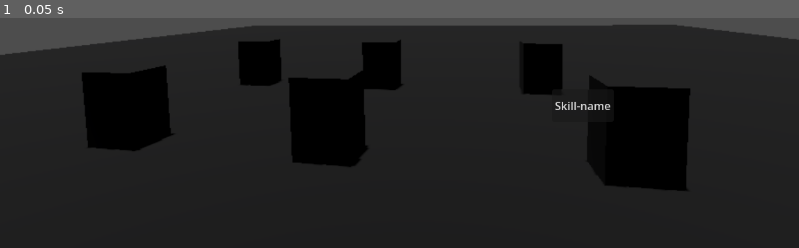
Above: before the commit, frame 1.
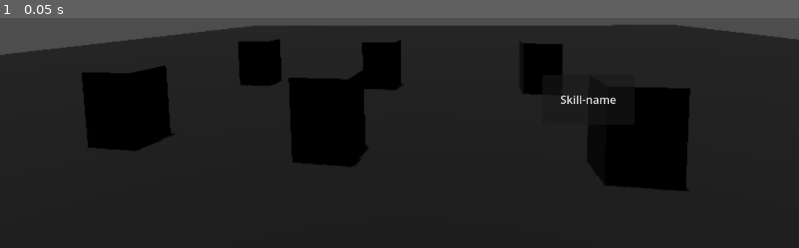
Above: after the commit, the same moment.

Repository: t1ar/anu
Game: Godot game, scene res://battle/script/battle_scene.tscn
Two runs of this game, one before a commit and one after it. Both use one fixed random seed, a clock stepped at 60 frames per second and the inputs below. The project has no main scene, so this scene is started directly.
Inputs:
- Up to frame 1 (0.05 s): no input

The runs differ from the first frame. In frame 1, 0.3% of the frame differs, in the area x 69-78%, y 33-40%.
Error in both runs: Attempt to call function 'show' in base 'null instance' on a null instance. (res://TES_GameManager.gd:14)

Commit message:
UI system WIP

Diff:
--- a/affect/affect.gd
+++ b/affect/affect.gd
@@ -5,21 +5,51 @@
 @export var affect_name: String = ""
 @export var affect_description: String = ""
 @export_enum("Static", "Tick") var affect_type: String = "Static"
-#Static -> shield, buffs, anything that stays
-#Tick -> DoT, HoT, anything that gets re-executed each turn
+#ADD THIS FOR STATIC ONLY FOR INSPECTOR
+#func _validate_property(property: Dictionary) -> void:
+	#if property.name == "affect_type":
+		#affect_type = "Static"
+		#property.usage |= PROPERTY_USAGE_READ_ONLY
+
+#Static + duration 0: one-time, executed on apply, removed next tick, no revert
+#Static + duration > 0: applied once, persists for N turns, revert on expiry (shield, stat buff)
+#Tick + duration > 0: re-executed every turn until expired (DoT, HoT)
+
 @export_range(0, 10) var duration: int = 0  # 0 = one time use
 
-func apply_to(targets: Array[BattleEntity]) -> void:
-	for t in targets:
-		t.active_effects.append(duplicate())
+# runtime saved
+var caster: BattleEntity # used for skill multiplier, etc
+#var target: BattleEntity # used for Static + duration, Defense or Support Only, declare inside subclass
 
-func execute_affect(target: BattleEntity) -> void:
+#used in BattleManager for applying affect
+func apply_to(caster_: BattleEntity, targets: Array[BattleEntity]) -> void:
+	for t: BattleEntity in targets:
+		var copy: Affect = duplicate()
+		copy.caster = caster_
+		t.data.active_affects.append(copy) #dupe to each entity, avoid data override
+		if affect_type == "Static":
+			copy.execute_affect([t])
+
+#when executing / reverting affect, use parameter.data.cur_stat to access it
+
+#explicitly used in Support, only support affect speed, turn manipulation, sleepy, etc
+func predict_affect(caster: BattleEntity, targets: Array[BattleEntity]) -> void:
+	push_error("predict_affect() not implemented in: " + get_script().get_global_name())
+
+#used in BattleEntity or apply_to for updating target's data / stat
+func execute_affect(targets: Array[BattleEntity]) -> void:
 	push_error("execute_affect() not implemented in: " + get_script().get_global_name())
 
+#used in BattleManager for removing static affect
+func revert_affect(target: BattleEntity) -> void:
+	push_error("revert_affect() not implemented in: " + get_script().get_global_name())
+
+#used in BattleManager for applying affect
 func resolve_targets(caster: BattleEntity, all_entities: Array[BattleEntity]) -> Array[BattleEntity]:
 	push_error("resolve_targets() not implemented in: " + get_script().get_global_name())
 	return []
 
+#used in BattleManager for applying affect
 func get_target_key() -> String:
 	push_error("get_target_key() not implemented in: " + get_script().get_global_name())
 	return ""
--- a/affect/defense/add_defense.gd
+++ b/affect/defense/add_defense.gd
@@ -1,8 +1,22 @@
+@tool
 class_name AddDefense
 extends Defense
 
 @export var defense_flat: int = 50
 @export var defense_multiplier: float = 1.0
+var defense_added: int
 
-func execute_affect(target_stat: EntityStat) -> void:
+func _validate_property(property: Dictionary) -> void:
+	if property.name == "affect_type":
+		affect_type = "Static"
+		property.usage |= PROPERTY_USAGE_READ_ONLY
+
+func execute_affect(targets: Array[BattleEntity]) -> void:
+
+	#defense_added = defense_flat * defense_multiplier * entity_multiplier or smth
 	pass
+
+#example for static, AddDefense
+func revert_affect(target: BattleEntity) -> void:
+	#target.data.stat.defense -= defense_added
+	pass
--- a/affect/defense/create_shield.gd
+++ b/affect/defense/create_shield.gd
@@ -1,8 +1,17 @@
+@tool
 class_name CreateShield
 extends Defense
 
 @export var shield_hp_flat: int = 170
 @export var shield_multiplier: float = 1.0
 
-func execute_affect(target_stat: EntityStat) -> void:
+func _validate_property(property: Dictionary) -> void:
+	if property.name == "affect_type":
+		affect_type = "Static"
+		property.usage |= PROPERTY_USAGE_READ_ONLY
+
+func execute_affect(targets: Array[BattleEntity]) -> void:
 	pass
+
+func revert_affect(targets: Array[BattleEntity]) -> void:
+	pass
--- a/affect/support/heal.gd
+++ b/affect/support/heal.gd
@@ -0,0 +1,11 @@
+class_name Heal
+extends Support
+
+#insert value here
+
+func execute_affect(caster: BattleEntity, targets: Array[BattleEntity]) -> void:
+	pass
+
+
+func revert_affect(caster: BattleEntity, targets: Array[BattleEntity]) -> void:
+	pass
--- a/battle/script/battle_anim.gd
+++ b/battle/script/battle_anim.gd
@@ -3,7 +3,7 @@
 
 # Called when the node enters the scene tree for the first time.
 func _ready() -> void:
-	$"../battle_ui".choice_skill #CONNECT TO BATTLEUI, AFTER ANIM FINISH, SIGNAL BATTLEMANAGER
+	$"../battle_ui".idle_skill #CONNECT TO BATTLEUI, AFTER ANIM FINISH, SIGNAL BATTLEMANAGER
 
 	pass # Replace with function body.
 
--- a/battle/script/battle_manager.gd
+++ b/battle/script/battle_manager.gd
@@ -8,10 +8,8 @@
 var alive_entities: Array[BattleEntity]
 var cur_entity: BattleEntity
 
-var turn_order_current: Array[BattleEntity]
-var turn_order_prediction: Array[BattleEntity]
-var target_entities: Array[BattleEntity]
-
+var turn_order_current: Array[BattleEntity] #for when wanting to update progress
+var turn_order_prediction: Array[BattleEntity] #for UI
 
 var finished: bool = false
 var exp_gain: int = 0
@@ -19,30 +17,36 @@
 signal battle_startup
 signal battle_cleanup
 signal battle_progress
-signal battle_player_turn
-signal battle_enemy_turn
-signal battle_entity_died(entity: BattleEntity)
+#signal battle_player_turn
+#signal battle_enemy_turn
+#signal battle_entity_died(entity: BattleEntity)
 signal battle_end
 
+#scene signal
+signal scene_spawn_enemy(Enemies: Array[Enemy])
+signal scene_spawn_hero(Heroes: Array[Hero])
+signal scene_enemy_died(enemy: Enemy, new_list: Array[Enemy])
+signal scene_startup
+
 #cam signal
-signal cam_target_selected(entity: BattleEntity) #target camera direction, idk if needed
+
 signal cam_player_turn(hero: Hero) #display cam for hero and set pos based on hero.position
-signal cam_player_select_all_allies
 signal cam_enemy_turn #display cam for enemy_turn
+signal cam_finished
 
 #ui signal
-signal ui_data(heroes: Array[Hero], enemies: Array[Enemy])
-signal ui_target_selected(targets: Array[BattleEntity])
-signal ui_confirmed_action(affects: Array[Affect])
-signal ui_cur_hero(hero: Hero)
-signal ui_prediction_changed(predict: Array[BattleEntity])
+signal ui_data(heroes: Array[Hero], enemies: Array[Enemy]) # trigger update for scalable static UI (hp Bar)
+#signal ui_target_selected(targets: Array[BattleEntity])
+#signal ui_confirmed_action(action: Array[Affect], targets: Array[BattleEntity])
+signal ui_cur_hero(hero: Hero)#  whenn confirmed action Hero ui hides via UI's decision
+signal ui_prediction_changed(predict: Array[BattleEntity], preview: Array[BattleEntity])
 signal ui_stats_changed(all_alive_entity: Array[BattleEntity])
 
 #signal usage flow,
 #cam :	gets pos and direction
 #ui :	gets data for what to display
 #scene:	waits for ui selection
-# battle_progress -> cam -> ui await hero turn -> scene await ui -> battle_progress, til finish
+# battle_progress -> cam -> ui await hero turn -> scene await ui -> battle_progress await anim, til finish
 
 
 #calls when entering battle
@@ -50,36 +54,101 @@
 	battle_end.connect(TesGameManager.end_battle)
 	Heros_list = Hero_group
 	Enemies_list = Enemy_group
+
+	for e: Enemy in Enemy_group:
+		exp_gain += (e.data as EnemyData).exp_gain
+
 	all_entities.assign(Heros_list + Enemies_list)
 	alive_entities.assign(all_entities.filter(func(e: BattleEntity): return e.data.cur_hp > 0))
 
+	#connect inventory, its not here yet, or might be useless, just use GameManager data directly
+
 	_on_battle_ready()
-
-	#connect inventory, its not here yet
-
-
-
 	_progress()
 
-func force_end_battle() -> void: #battle end premature via menu or smthng idk
+func _on_battle_ready():  #could be used as wave mechanism too
+	battle_startup.emit() #send signal to scene loading screen
+	#start animation, placement, etc
+	scene_spawn_hero.emit(Heros_list)
+	scene_spawn_enemy.emit(Enemies_list) # at the end of spawning enemy, emit startup
+	await scene_startup #wait for scene loading screen to finish
+
+
+func _on_force_end_battle() -> void: #battle end premature via escape menu or smthng idk
+	finished = true
+	battle_cleanup.emit()
 	#dont save hero state
-	pass
-
-func _finish_battle() -> void:
+	for h in Heros_list:
+		h.reset_after_battle()
+	for e in Enemies_list:
+		e.reset_after_battle(true, true)
+	battle_end.emit()
+
+
+func _on_lose_battle() -> void:
+	finished = true
+	battle_cleanup.emit()
+	#for h in Heros_list: should already been reset in _on_entity_dead
+		#h.reset_after_death()
+	#save hero state
+	battle_end.emit()
+
+
+func _on_finish_battle() -> void: #can be used for Escape, or winning
+	finished = true
 	#disconnect inventory, anything with data cleaned, etc
 	battle_cleanup.emit()
-
+	for h in Heros_list:
+		h.reset_after_battle()
+	for e in Enemies_list:
+		e.reset_after_battle(true, true)
 	#save hero state
 	battle_end.emit()
 
-func _on_battle_ready():
-	battle_startup.emit()
-	#start animation, placement, etc
+
+#trigger death_signal from BattleEntity
+func _on_entity_died(entity: BattleEntity):
+	alive_entities.erase(entity)
+	_update_all_order()
+	if entity is Hero:
+
+		entity.reset_after_death()
+		#Hero doesnt get removed from scene, incase y'all want a reviving spell
+	elif entity is Enemy:
+		Enemies_list.erase(entity)
+
+		entity.reset_after_battle(true, true)
+		scene_enemy_died.emit(entity as Enemy, Enemies_list) #remove from scene
+	ui_data.emit(Heros_list, Enemies_list) #send lists for update
+	ui_stats_changed.emit(alive_entities) #update stat
+
+func _on_entity_hurt(): #might be useless, _update_progress already handle stat changes
 	pass
 
-func _get_order(current_alive: Array[BattleEntity]) -> Array[BattleEntity]:
+#called via menu during preview skill
+func _on_update_prediction_order(affects: Array[Affect], caster: Hero, targets: Array[BattleEntity]) -> void:
+	for e in alive_entities:
+		e.data_predict = e.data.duplicate(true)
+
+	for a: Affect in affects:
+		a.predict_affect(caster, targets)
+
+	var preview_alive = alive_entities.filter(func(e: BattleEntity):
+		return e.data_predict.cur_hp > 0)
+
+	var av_pred: Dictionary = {}
+	for e in preview_alive:
+		av_pred[e] = e.data_predict.AV
+
+	var turn_order_preview: Array[BattleEntity] = preview_alive.duplicate(true)
+	while turn_order_preview.size() < 10:
+		_add_prediction_order(turn_order_preview, av_pred)
+
+	ui_prediction_changed.emit(turn_order_prediction, turn_order_preview)
+
+func _get_cur_order(current_alive: Array[BattleEntity]) -> Array[BattleEntity]:
 	var new_order: Array[BattleEntity]
-	new_order.assign(current_alive)
+	new_order = current_alive.duplicate()
 	new_order.sort_custom(func(a: BattleEntity, b: BattleEntity):
 		if a.data.AV != b.data.AV:
 			return a.data.AV < b.data.AV
@@ -95,63 +164,110 @@
 
 	return new_order
 
+func _add_prediction_order(last_prediction: Array[BattleEntity], av_sim: Dictionary) -> void:
+	var entities = av_sim.keys()  # derive entity list from the dict itself
+	entities.sort_custom(func(a: BattleEntity, b: BattleEntity):
+		if av_sim[a] != av_sim[b]:
+			return av_sim[a] < av_sim[b]
+
+		if a.data.team != b.data.team:
+			return a.data.team == EntityData.Teams.HERO
+
+		if a.data_predict.stat.luck != b.data_predict.stat.luck:
+			return a.data_predict.stat.luck > b.data_predict.stat.luck
+
+		return randi() % 2 == 0)
+
+
+	var lowest_av: float = av_sim[entities[0]]
+	for e in entities:
+		av_sim[e] -= lowest_av
+	#reset av_sim[0]
+	av_sim[entities[0]] = 10000.0 / entities[0].data_predict.stat.speed
+	#append on array
+	last_prediction.append(entities[0])
+
+func _update_all_order():
+	turn_order_current = _get_cur_order(alive_entities)
+
+	var av_sim: Dictionary = {}
+	for e in turn_order_current:
+		av_sim[e] = e.data.AV  # purely local simulation
+
+	turn_order_prediction = turn_order_current.duplicate()
+	while turn_order_prediction.size() < 10:
+		_add_prediction_order(turn_order_prediction, av_sim)
+
+func _update_cam():
+	if cur_entity is Hero:
+		cam_player_turn.emit(Heros_list.find(cur_entity as Hero)) #change cam
+
+	if cur_entity is Enemy:
+		cam_enemy_turn.emit()
+
 func _progress() -> void:
 	if finished:
-		_finish_battle()
-
-	cur_entity = _get_order(alive_entities)[0]
-
-	if cur_entity is Hero:
-		cam_player_turn.emit(Heros_list.find(cur_entity as Hero)) #change cam
-		ui_cur_hero.emit(cur_entity)
-
-	if cur_entity is Enemy:
-		cam_enemy_turn
+		return
+
+	_update_all_order()
+	ui_prediction_changed.emit(turn_order_prediction)
+
+	cur_entity = turn_order_current[0]
+
+	_update_cam()
 
 	cur_entity.tick_affects()
 
-	if cur_entity.data.cur_hp <= 0:
-		if cur_entity is Hero:
-			cur_entity.reset_after_death(100, 20)
-		if cur_entity is Enemy:
-			cur_entity.reset_after_death()
-		alive_entities.erase(cur_entity)
-		_update_progress()
+	if cur_entity not in alive_entities: #if entity died from tick affect
+		_progress() #reset progress, entity doesnt exist,
+		return
 
 	if cur_entity.data.sleepy:
 		_update_progress()
-
-	#all extra state on entity,
-
-
-
-
-	#if OS.is_debug_build():
-		#return  # ← stops after one turn in debug
-
-	await battle_progress
+		return
+
+	#all extra state on entity, idk
+
+	await cam_finished #wait for cam choreography , idk if y'all want
+
+	if cur_entity is Hero:
+		ui_cur_hero.emit(cur_entity as Hero) #tell to UI to show with hero data
+
+	#if cur_entity is Hero calls apply_action directly from BattleUI via signal
+	if cur_entity is Enemy:
+		var skill: Skill = (cur_entity as Enemy).ai_skill_choice()
+		var targets: Array[BattleEntity] = (cur_entity as Enemy).ai_target_choice()
+		apply_action(cur_entity, targets, skill.affect_list)
+
+	await battle_progress # wait for animation finished
 	_update_progress()
 
 func _update_progress():
-	#send all important UI signal
-	ui_stats_changed.emit(alive_entities)
+	for i in range(1, turn_order_current.size()):
+		turn_order_current[i].data.AV -= cur_entity.data.AV
+		turn_order_current[i].data_predict = turn_order_current[i].data.duplicate(true)
+	cur_entity.data.reset_av()
+	cur_entity.data_predict = cur_entity.data.duplicate(true)
+
+	ui_stats_changed.emit(all_entities) #or alive entities, idk
 	_progress()
 
-
-func get_prediction_order(affects: Array[Affect], targets: Array[BattleEntity]):
-	var new_prediction
-
-
-	ui_prediction_changed.emit(new_prediction)
+func apply_action(caster: BattleEntity, targets: Array[BattleEntity], item_or_skill: Array[Affect]):
+	for a in item_or_skill:
+		a.apply_to(caster, targets)
+
+func _on_item_used() -> void: #item: Item
+	#get_target_type(item.affect_list)
 	pass
 
-
-func on_item_used() -> void: #item: Item
-	#get_target(item.affect_list)
+func _on_skill_used(skill: Skill) -> void:
+	#get_target_type(skill.affect_list)
 	pass
 
-func on_skill_used(skill: Skill) -> void:
-	#get_target(skill.affect_list)
+#for ui selection mode
+func get_selectable(item_or_skill: Array[Affect], targets: Array[BattleEntity]):
+	#first on ui, on either skill or item, get the .main_target type,
+	#if type == "SINGLE" enemy or ally
 	pass
 
 func get_target_type(item_or_skill: Array[Affect]) -> void:
@@ -169,7 +285,6 @@
 		else:
 			targets = picks
 
-
 func _pick_target_single(key: String) -> Array[BattleEntity]:
 	var picked: BattleEntity
 	if cur_entity in Heros_list:
@@ -184,7 +299,7 @@
 		var Enemies = alive_entities.filter(func(e: BattleEntity): return e.team != cur_entity.team)
 		for e in Enemies:
 			e.set_selectable(true)
-		selected = await cam_target_selected
+		#selected = await cam_target_selected
 		for e in Enemies:
 			e.set_selectable(false)
 
@@ -192,7 +307,7 @@
 		var Allies = alive_entities.filter(func(e: BattleEntity): return e.team == cur_entity.team)
 		for e in Allies:
 			e.set_selectable(true)
-		selected = await cam_target_selected
+		#selected = await cam_target_selected
 		for e in Allies:
 			e.set_selectable(false)
 
@@ -203,7 +318,3 @@
 	#ai picking stuff, idk maybe based on aggro, low hp, etc
 
 	return picked
-
-
-func _apply_affect(affect: Affect, target: BattleEntity) -> void:
-	pass
--- a/battle/script/battle_scene.gd
+++ b/battle/script/battle_scene.gd
@@ -4,7 +4,7 @@
 func _ready():
 	BattleManager.scene_spawn_hero.connect(_on_hero_spawned)
 	BattleManager.scene_spawn_enemy.connect(_on_enemy_spawned)
-	BattleManager.scene_remove_enemy.connect(_on_remove_enemy)
+	BattleManager.battle_entity_died.connect(_on_remove_enemy)
 	BattleManager.battle_end.connect(_on_cleanup)
 
 func _on_hero_spawned(hero_group: Array[Hero]):
@@ -45,6 +45,8 @@
 		$battle_anim/Entities.add_child(enemy_group[2])
 		enemy_group[2].global_position = $"Enemy_pos/3p-3".global_position
 
+	BattleManager.scene_startup.emit()
+
 func _on_remove_enemy(enemy: Enemy, new_group_enemy: Array[Enemy]):
 	enemy.queue_free()
 	_reposition_enemy(new_group_enemy)
--- a/battle/script/battle_scene.tscn
+++ b/battle/script/battle_scene.tscn
@@ -151,11 +151,13 @@
 offset_top = 397.0
 offset_right = -19.0
 offset_bottom = -23.0
+grow_horizontal = 2
+grow_vertical = 2
 
 [node name="Skill" type="Button" parent="battle_ui/SkillSelect" unique_id=355460520]
 layout_mode = 0
-offset_left = 128.0
-offset_top = 22.0
-offset_right = 217.0
-offset_bottom = 69.0
+offset_left = 114.0
+offset_top = 1.0
+offset_right = 247.0
+offset_bottom = 73.0
 text = "Skill-name"
--- a/battle/script/battle_ui.gd
+++ b/battle/script/battle_ui.gd
@@ -1,17 +1,20 @@
 extends CanvasLayer
 
-#rough blue_print, actual real time UI would need signal on everything
+#UI act as a waiting point when Player's turn
 
-#universal signal, send to BattleManager, Cam,
-signal skill_preview(caster: Hero, option: Skill, target: BattleEntity) # for prediction
-signal item_preview(caster: Hero, option, target: BattleEntity) # for prediction
-signal skill_used(caster: BattleEntity, skill: Skill) #confirmed used skill
-signal item_used()
+#send to BattleManager
+signal battle_action_preview(caster: Hero, affect: Array[Affect], target: BattleEntity)
+signal battle_action_confirm(caster: Hero, affect: Array[Affect], target: BattleEntity)
 
-#scene signal
-signal scene_enemy_skill(caster: Enemy, skill: Skill) #display scene with keys,
-signal scene_player_skill(caster: Hero, skill: Skill)
-signal scene_player_item(caster: Hero) #, item: Item)
+#send to cam
+signal cam_target_selected(entity: BattleEntity) #target camera direction, idk if needed
+signal cam_player_select_all_allies #idk if needed
+
+#send to scene/anim
+signal scene_skill_list_init(skill_list: Array[Skill]) #init all hero's skill
+signal scene_skill_idle(caster: Hero, skill: Skill) #caster for pos, for when previewing the skill
+signal scene_skill_confirm(caster: BattleEntity, targets: Array[BattleEntity])
+#signal item not here yet, WIP
 
 
 func _ready() -> void:
@@ -58,8 +61,6 @@
 	pass
 
 
-func use_skill(caster: BattleEntity, skill: Skill) -> void:
-	skill_used.emit(caster, skill)
 
 func _on_display_item(inventory):
 	#item selection, based on inventory
--- a/battle_entity/enemy/scriptEnemy/enemy.gd
+++ b/battle_entity/enemy/scriptEnemy/enemy.gd
@@ -5,3 +5,13 @@
 func _ready() -> void:
 	super._ready()
 	data.team = EntityData.Teams.ENEMY
+
+func ai_skill_choice() -> Skill:
+	var skill_choice: Skill
+
+	return skill_choice
+
+func ai_target_choice() -> Array[BattleEntity]:
+	var targets: Array[BattleEntity]
+
+	return targets
--- a/battle_entity/scriptBattleEntity/battle_entity.gd
+++ b/battle_entity/scriptBattleEntity/battle_entity.gd
@@ -2,28 +2,37 @@
 extends Node3D
 
 var data: EntityData
+var data_predict: EntityData #data_predict = data.duplicate(deep)
 var selection_enabled: bool = false
 
-signal is_dead(s: BattleEntity) #parameter might not be needed
-signal is_hurt(s: BattleEntity)
-#all other state
+signal is_dead(self_: BattleEntity) #might not be needed, for animation
+signal is_hurt(self_: BattleEntity)
+signal anim_finished
+#all other state for anim
 
-#add anim or state here
+#idk
 func _ready() -> void:
 	if data == null:   # oi you forgot to set data before add_child()"
 		push_error("data not set before add_child() on: " + name)
 		return
 	data.init_stat()
-	is_dead.connect(BattleManager.on_entity_died)
+	is_dead.connect(BattleManager._on_entity_died)
+	is_hurt.connect(BattleManager._on_entity_hurt)
+	data_predict = data.duplicate(true)
 
 func _reapply_affect() -> void:
 	for affect in data.active_affects:
 		if affect.affect_type == "Tick" and affect.duration > 0:
-			affect.execute_affect(self)
+			affect.execute_affect([self])
 
 
 func tick_affects() -> void: # 1, trigger, 0, delete
 	_reapply_affect()
+	if data.cur_hp <= 0:
+		anim_play_die()
+		await anim_finished
+		is_dead.emit(self)
+		return
 	var expired: Array[Affect] = []
 	for affect: Affect in data.active_affects:
 		affect.duration -= 1
@@ -31,14 +40,16 @@
 			expired.append(affect)
 
 	for affect: Affect in expired:
+		if affect.affect_type == "Static" and affect is not Offense:
+			affect.revert_affect(self)
 		data.active_affects.erase(affect)
 
 
 func reset_after_death(hp: int = 100, mp: int = 20):
 	data.cur_stats = data.base_stats.duplicate()
-	data.saved_cur_hp = hp if hp else data.base_stat.health
+	data.saved_cur_hp = hp
 	data.cur_hp = data.saved_cur_hp
-	data.saved_cur_mp = mp if mp else data.base_stat.mana
+	data.saved_cur_mp = mp
 	data.cur_mp = data.saved_cur_mp
 
 
@@ -56,3 +67,10 @@
 	if event is InputEventMouseButton and event.pressed:
 		if selection_enabled:  # only if BattleManager allows it
 			BattleManager.entity_selected.emit(self)
+
+func anim_play_hurt():
+	pass
+
+
+func anim_play_die():
+	pass
--- a/battle_entity/scriptBattleEntity/entity_data.gd
+++ b/battle_entity/scriptBattleEntity/entity_data.gd
@@ -22,14 +22,15 @@
 var team: Teams
 
 var stat: EntityStat #run-time update
-var stat_prediction: EntityStat
 
 var AV: float
 
 #all stat(tick) affect here, add, subr, mulp each turn
 var active_affects: Array[Affect] = []
 
-#all special(static) affect here, turn manipulation, shield, etc
+#all special(static- One-time appliant) affect here, turn manipulation, shield, etc
+var advance: float = 0.0
+var delay: float = 0.0
 var shield_hp: int = 0
 var damage_reduction: float = 0.0 #range 0 -> 0.9
 var sleepy: bool = false #skip turn when self.action
@@ -54,3 +55,10 @@
 	var node: BattleEntity = scene.instantiate()
 	node.data = self
 	return node
+
+func reset_av() -> float:
+	AV = 10000.0 / stat.speed
+	AV += AV * delay
+	AV -= AV * advance
+	AV = maxf(AV, 0.0)
+	return AV
--- a/battle_entity/skill/skill.gd
+++ b/battle_entity/skill/skill.gd
@@ -7,7 +7,7 @@
 @export_enum("Physical_Attack", "Magical_Attack", "Effect") var icon_type: String = "Physical_Attack"
 @export_enum("Physical", "Magic") var element: String = ""
 @export_enum( "SELF", "SINGLE_ALLY", "ALL_ALLIES", "SINGLE_ENEMY", "ALL_ENEMIES" ) var main_target: String = "SELF"
-#actual target the skill points to for cam
+#actual target for cam and UI
 
 @export_range(0, 100) var success_rate: int = 100
 @export_range(0, 50) var mp_cost: int = 15
